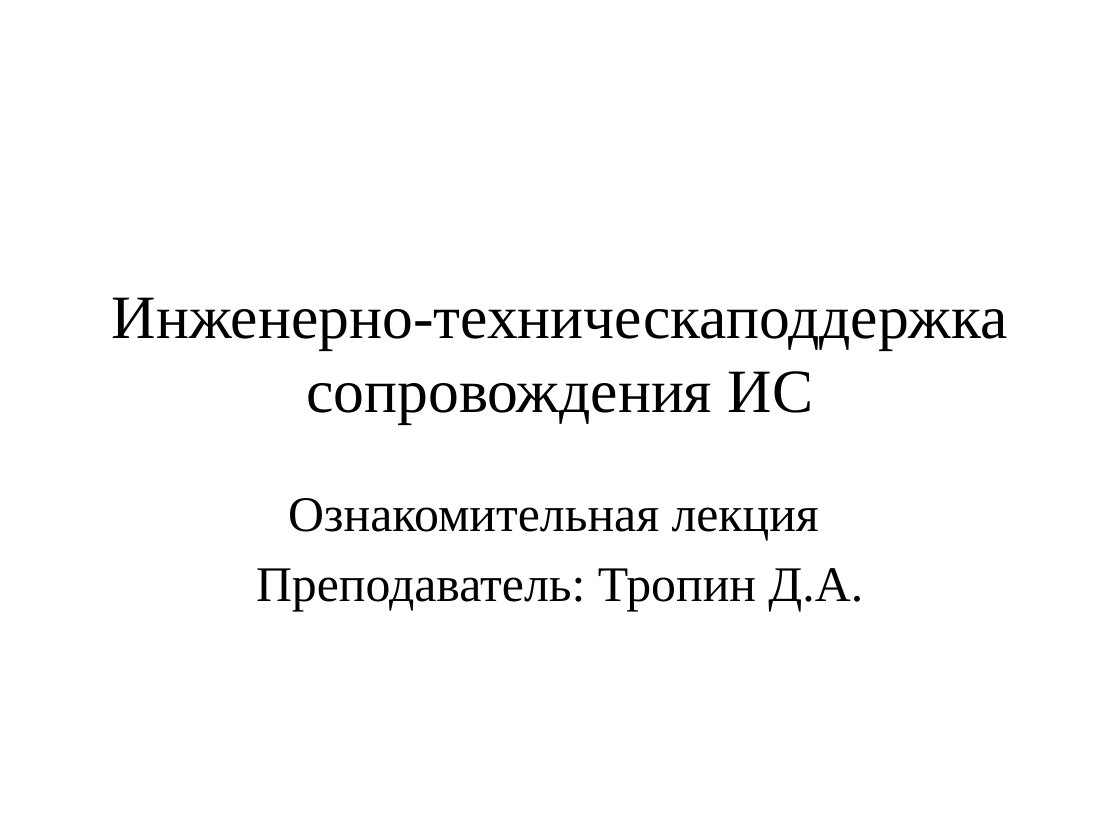
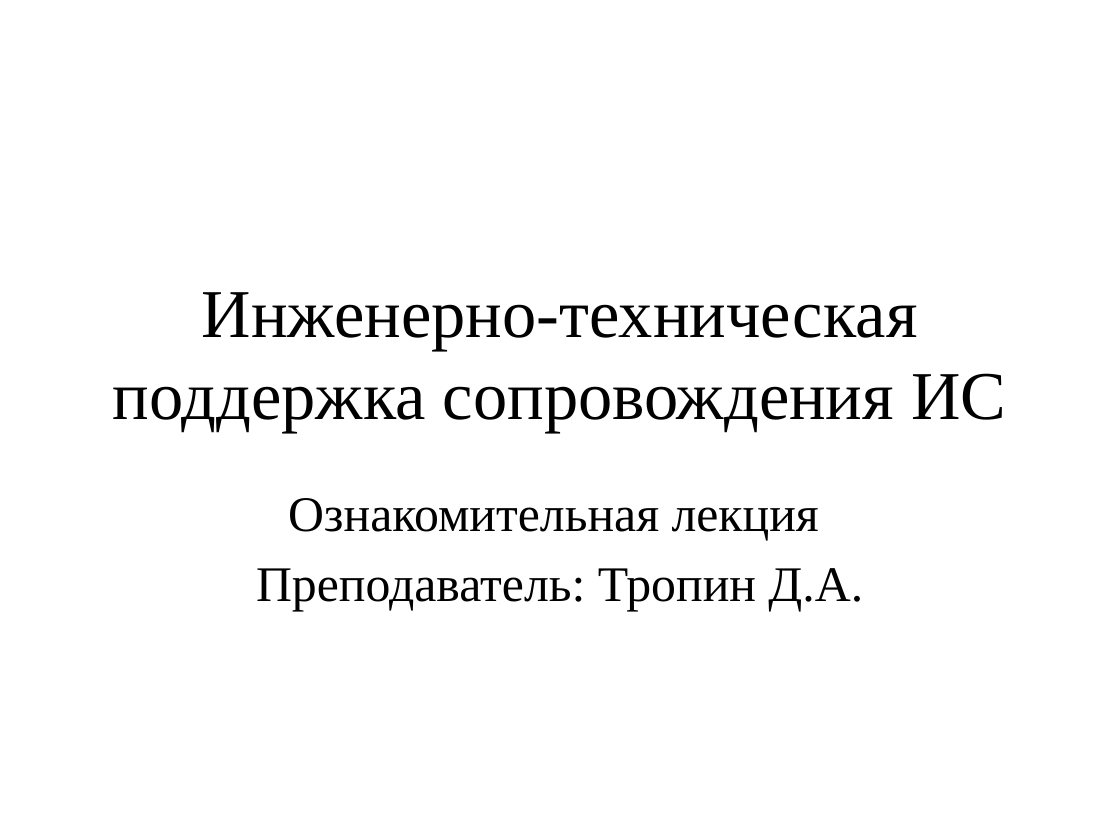
Before and after one commit to DaniilTropin11/IT-Support-Labs, a slide deck: slide 1 of lectures/Лекция №0_ОсновыGit.pptx. Drawn at 1120x840 pixels with LibreOffice and Linux fonts; fonts in the diff are those of the drawing. Boxes give left, top, right and bottom in pixels: in the first picture for what was removed or moved away, otherwise in the second. Text is boxed around its words. In the diff, an @@ line names an element or a change of style, - is before the commit and + after.

Commit message:
update

```diff
--- a/lectures/Лекция №0_ОсновыGit.pptx
+++ b/lectures/Лекция №0_ОсновыGit.pptx
@@ title at box(113, 292, 1006, 432): text changed; size 39.6 to 44 pt @@
-Инженерно-техническаподдержка сопровождения ИС
+Инженерно-техническая поддержка сопровождения ИС
```
